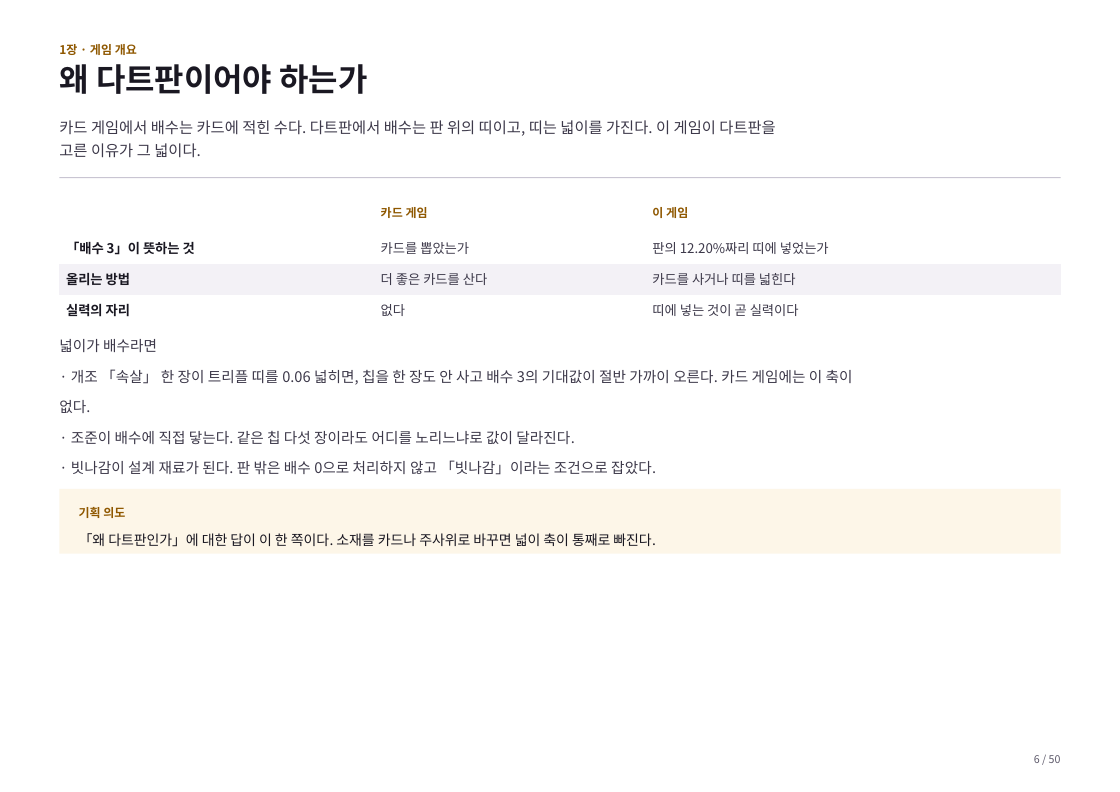
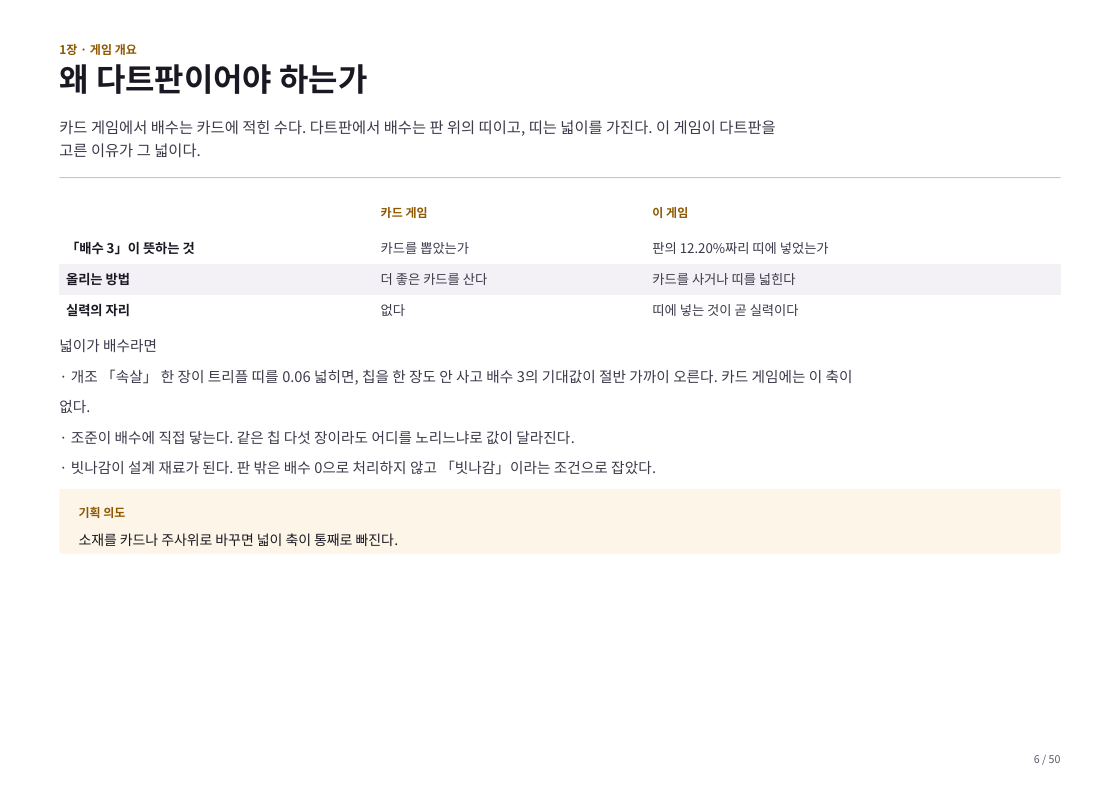
Before and after one commit to GGbong69/test-03, a slide deck: slide 6 of docs/기획서.pptx. Drawn at 1120x792 pixels with LibreOffice and Linux fonts; fonts in the diff are those of the drawing. Boxes give left, top, right and bottom in pixels: in the first picture for what was removed or moved away, otherwise in the second. Text is boxed around its words. In the diff, an @@ line names an element or a change of style, - is before the commit and + after.

```diff
--- a/docs/기획서.pptx
+++ b/docs/기획서.pptx
@@ text in rectangle at (x1=79, y1=533, x2=399, y2=546): text changed @@
-「왜 다트판인가」에 대한 답이 이 한 쪽이다. 소재를 카드나 주사위로 바꾸면 넓이 축이 통째로 빠진다.
+소재를 카드나 주사위로 바꾸면 넓이 축이 통째로 빠진다.
```
Also in this commit, not shown: 12 other slides changed, 2 other files.
